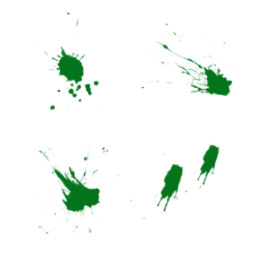
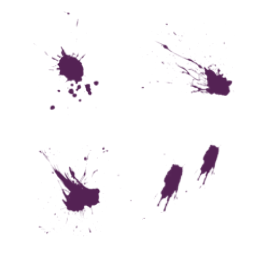
Layer changes from the first 256×256 image to the second:
pixels changed over box(33, 11, 234, 237) (layer not identified)
